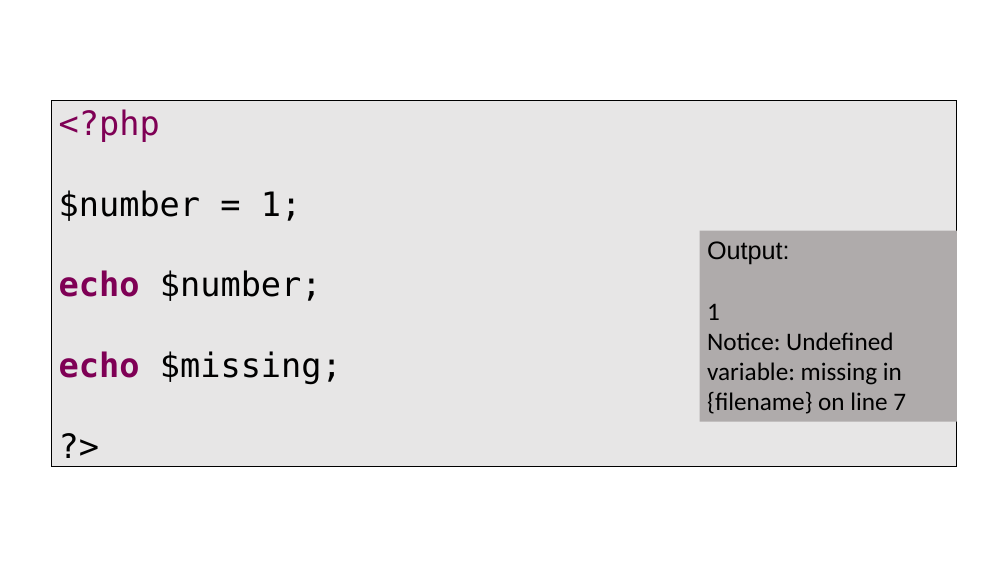
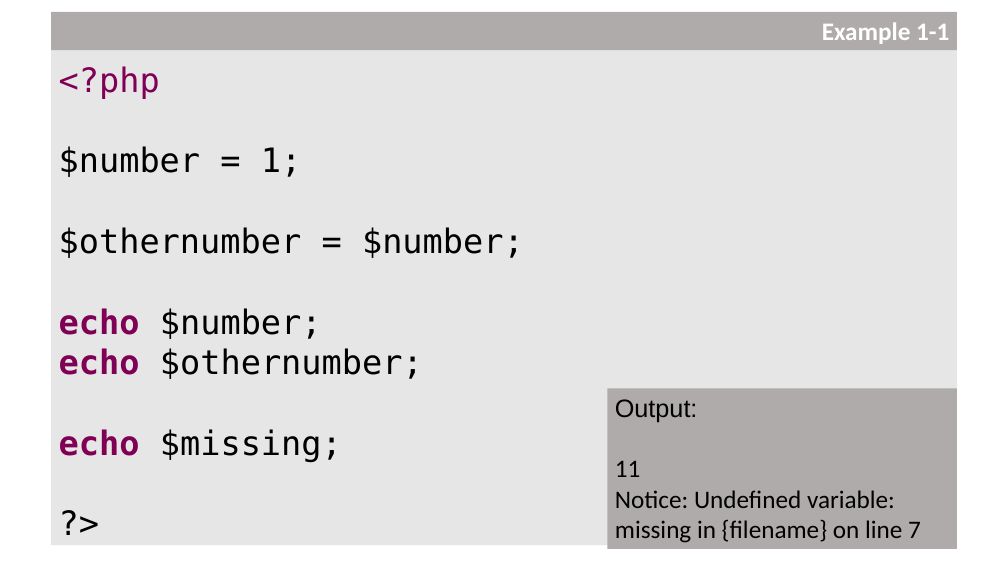
Before and after one commit to PHPEmbark/curriculum, a slide deck: slide 5 of course/1 - Basic Programming/Basics Of Programming.pptx (slide 4 before the commit). Drawn at 1008x567 pixels with LibreOffice and Linux fonts; fonts in the diff are those of the drawing. Boxes give left, top, right and bottom in pixels: in the first picture for what was removed or moved away, otherwise in the second. Text is boxed around its words. In the diff, an @@ line names an element or a change of style, - is before the commit and + after.

Commit message:
More powerpoint

```diff
--- a/course/1 - Basic Programming/Basics Of Programming.pptx
+++ b/course/1 - Basic Programming/Basics Of Programming.pptx
@@ text "<?php" resized from (x1=51, y1=97, x2=957, y2=471) to (x1=51, y1=12, x2=957, y2=549) @@
@@ text "<?php" at (x1=51, y1=12, x2=957, y2=549): outline #000000 0.75 pt to none @@
@@ rectangle added at (x1=51, y1=12, x2=957, y2=50), fill #AFABAB, 24 pt, text #FFFFFF, bold @@
+Example 1-1
@@ text at (x1=59, y1=227, x2=524, y2=258): paragraph added @@
+$othernumber = $number;
@@ text at (x1=59, y1=348, x2=423, y2=379): paragraph added @@
+echo $othernumber;
@@ rectangle "Output:" resized from (x1=699, y1=231, x2=957, y2=421) to (x1=608, y1=389, x2=957, y2=549) @@
@@ text in rectangle at (x1=615, y1=460, x2=641, y2=477): text changed @@
-1
+11
```
Also in this commit, not shown: 36 other slides changed, 31 slides added.
